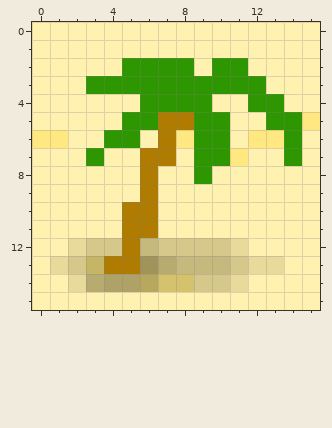
Two states of a pixel-art file, bitmaps/tiles.aseprite. The picture above was drawn from the file before the commit.
16x16 pixels, 1 frame. Colours within 5 levels of each other are drawn and written as one.
New version:
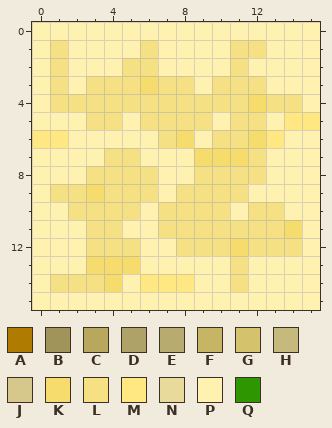
Palette (. is transparent): A #af7b00  B #a1945b  C #b8a85e  D #afa268  E #b8ab70  F #c6b565  G #d5c26d  H #c6b97d  J #d5c88a  K #f5dc6d  L #f5e184  M #ffe882  N #e8da9b  P #fff1b0  Q #2d9600
From old to new:
layer "Sand H" added
layer "Sand V" added
layer "Palm" now hidden
y 1: x 1 P -> L; x 6 P -> L; x 11..12 PP -> LL
y 2: x 1 P -> L; x 5..8 QQQQ -> LLPP; x 10..11 QQ -> PL
y 3: x 1 P -> L; x 3..12 QQQQQQQQQQ -> LLLKLLPLLL
y 4: x 1..14 PPPPPQQQQPPQQP -> LLLLLLLLLLLKLL
y 5: x 3..14 PPQQAAQQPPQQ -> LLPLLLLPLLPM
y 6: x 4..5 QQ -> PP; x 7..12 AMQQPM -> LKPLLK; x 14 Q -> P
y 7: x 3..7 QPPAA -> PLLPP; x 9..12 QQMP -> KKKL; x 14 Q -> P
y 8: x 3..6 PPPA -> LLLL; x 9..12 QPPP -> LLLL
y 9: x 1..6 PPPPPA -> LLKLLL; x 8..11 PPPP -> LLLL
y 10: x 2..10 PPPAAPPPP -> LLLLPLLLL; x 12..13 PP -> LL
y 11: x 3..14 PPAAPPPPPPPP -> LLPPLLLLLLLK
y 12: x 2..14 NJJAHJJJJNPPP -> PLLLPPLLLKLLL
y 13: x 1..13 NJFAABEHHHJNN -> PPKKKPPPPPLPP
y 14: x 1..11 PNEDDCGGJJN -> LLLKPMMMPPL
Pixel boxes of the changes (left, top, right, bottom) in both pictures:
changed: (50, 40, 302, 292)
